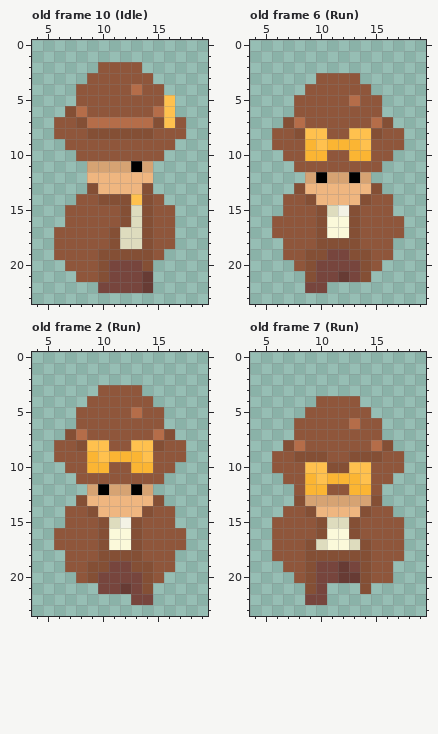
Pixel-art file, stored at aseprite/character.aseprite. Above, as it was before the edit.
24x24 pixels, 14 frames. Shown: old frame 10 (Idle): x 4..19, y 0..23; old frame 6 (Run): x 4..19, y 0..23; old frame 2 (Run): x 4..19, y 0..23; old frame 7 (Run): x 4..19, y 0..23. The commit also changed other frames, which this record leaves out.
After the commit:
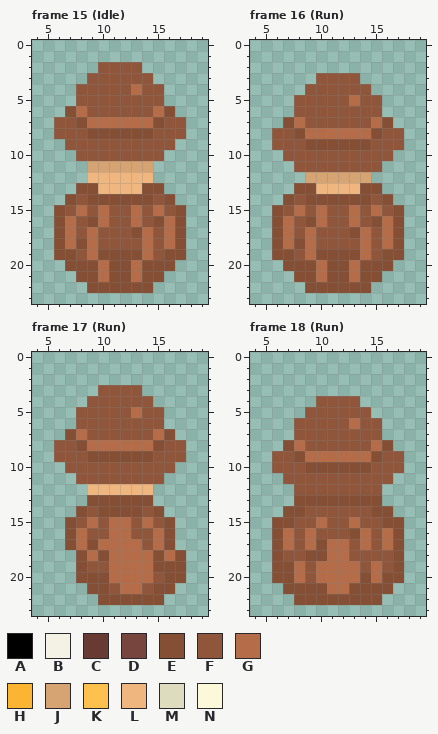
Palette (. is transparent): A #000000  B #f3f2e5  C #673b34  D #77453d  E #844f35  F #8f563b  G #b56d49  H #fbb533  J #d6a373  K #ffc14e  L #efb680  M #dedcbe  N #fbf9da
A new or re-ordered frame is compared with the old frame closest to it.
From old to new:
frames 14 -> 20
Frame 15 (Idle) is new; against old frame 10 (Idle):
y 5: x 16 K -> .
y 6: x 16 K -> E
y 7: x 16 K -> F
y 11: x 13 A -> J
y 13: x 8 . -> E; x 15 . -> E
y 14: x 7 . -> E; x 9 F -> E; x 13 K -> E; x 16 . -> E
y 15: x 6 . -> E; x 8 F -> G; x 10 F -> G; x 12..15 EMEF -> FGFG; x 17 . -> E
y 16: x 6..7 .F -> EG; x 9..10 FF -> EG; x 12..17 EMEFF. -> FGFEGE
y 17: x 6..7 FF -> EG; x 9 F -> G; x 11..14 EMME -> FFEG; x 16..17 F. -> GE
y 18: x 6..9 FFFF -> EGEG; x 11..14 EMME -> FFFG; x 16..17 F. -> GE
y 19: x 6..7 FF -> EE; x 9 F -> G; x 14 E -> G; x 16..17 .. -> EE
y 20: x 7..13 FFFEDDD -> EEEGEEG; x 15..16 .. -> EE
y 21: x 8..15 FFEDDDC. -> EEGEEGEE
y 22: x 9..14 .DDDDC -> EEEEEE
Frame 16 (Run) is new; against old frame 6 (Run):
y 8: x 9..14 KKFFKK -> GGGGGG
y 9: x 9..14 HKHHHK -> EEEEEE
y 10: x 9..10 HH -> FF; x 13..14 HH -> FF
y 12: x 10 A -> J; x 13 A -> J
y 13: x 9 L -> E; x 14 L -> E
y 14: x 7 F -> E; x 10..13 LLLL -> EEEE; x 16 F -> E
y 15: x 6 . -> E; x 8 F -> G; x 10..13 EMBE -> GFFG; x 15 F -> G; x 17 . -> E
y 16: x 6..7 FF -> EG; x 9..13 FENNE -> EGFFG; x 15..17 FFF -> EGE
y 17: x 6..7 FF -> EG; x 9..12 FENN -> GFFF; x 14 F -> G; x 16..17 FF -> GE
y 18: x 6..14 .FFFEEEEF -> EGEGFFFFG; x 16..17 F. -> GE
y 19: x 6..7 .F -> EE; x 9 E -> G; x 11..12 DD -> EE; x 14 E -> G; x 16..17 F. -> EE
y 20: x 7..8 .F -> EE; x 10..13 DDDD -> GEEG; x 15..16 F. -> EE
y 21: x 8 . -> E; x 10..13 DDCD -> GEEG; x 15 . -> E
y 22: x 9..14 DD.... -> EEEEEE
Frame 17 (Run) is new; against old frame 2 (Run):
y 8: x 9..14 KKFFKK -> GGGGGG
y 9: x 9..14 HKHHHK -> EEEEEE
y 10: x 9..10 HH -> FF; x 13..14 HH -> FF
y 12: x 9..14 JAJJAJ -> LLLLLL
y 13: x 8..15 ELLLLLLE -> .EEEEEE.
y 14: x 7..16 FFELLLLEFF -> .EFEEEEFE.
y 15: x 7 F -> E; x 9..14 FEMBEF -> GFGGFG; x 16 F -> E
y 16: x 6..8 FFF -> .EG; x 10..13 ENNE -> FGGF; x 15..17 FFF -> GE.
y 17: x 6..13 FFFFENNE -> .EGEGGGG; x 15..17 FFF -> GE.
y 18: x 7..9 FFF -> .EG; x 11..17 EEEFFF. -> GGGGEGE
y 19: x 7..17 FFEEDDEEFF. -> .EFFGGGGEEE
y 20: x 8 F -> E; x 10..14 DDDDE -> EGGGG; x 16..17 .. -> EE
y 21: x 9..16 .DDCDE.. -> EEFGGFEE
y 22: x 10..15 ...DD. -> EEEEEE
Frame 18 (Run) is new; against old frame 7 (Run):
y 9: x 9..14 EEFFEE -> GGGGGG
y 10: x 9..10 KK -> EE; x 13..14 KK -> EE
y 11: x 9..14 HKHHHK -> FFFFFF
y 12: x 9..10 HH -> FF; x 13..14 HH -> FF
y 13: x 9..14 JJJJJJ -> EEEEEE
y 14: x 7..16 FFELLLLEFF -> EEFFFFFFEE
y 15: x 6..7 FF -> EE; x 10..13 EMME -> GFFG; x 16..17 FF -> EE
y 16: x 6..7 FF -> EG; x 9..12 FENN -> GFFF; x 14 F -> G; x 16..17 FF -> GE
y 17: x 6..7 FF -> EG; x 9..14 EMNNME -> GEGGFG; x 16..17 FF -> GE
y 18: x 6 F -> E; x 11..14 EEEE -> GGFF; x 17 F -> E
y 19: x 6..15 .FFEDDCDEF -> EEGFGGGGFG; x 17 . -> E
y 20: x 6..13 ..FEDDCC -> EEGFGGGG; x 15..17 FF. -> GEE
y 21: x 7..8 .. -> EE; x 10..13 D... -> EGGE; x 15..16 .. -> EE
y 22: x 8..15 .DD..... -> EEEEEEEE
Changed places in both pictures, as pixel boxes (x1, y1, x2, y2):
changed: (54, 95, 186, 293)
changed: (272, 128, 404, 293)
changed: (54, 440, 186, 605)
changed: (272, 451, 404, 605)
